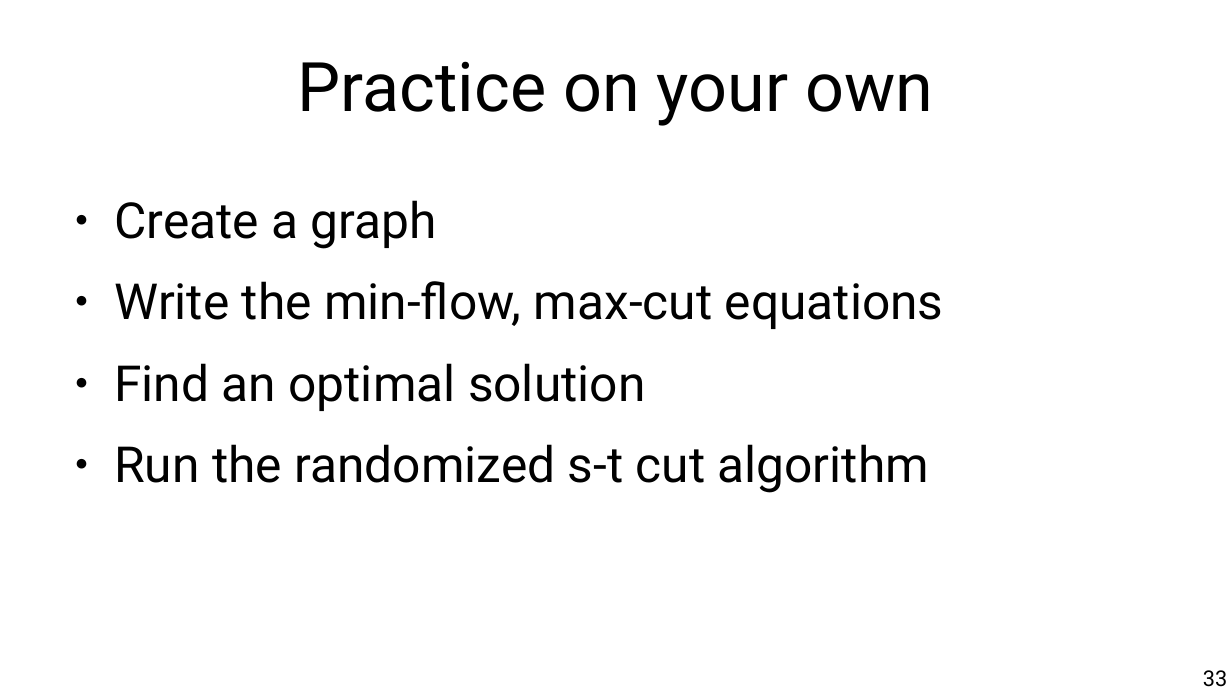
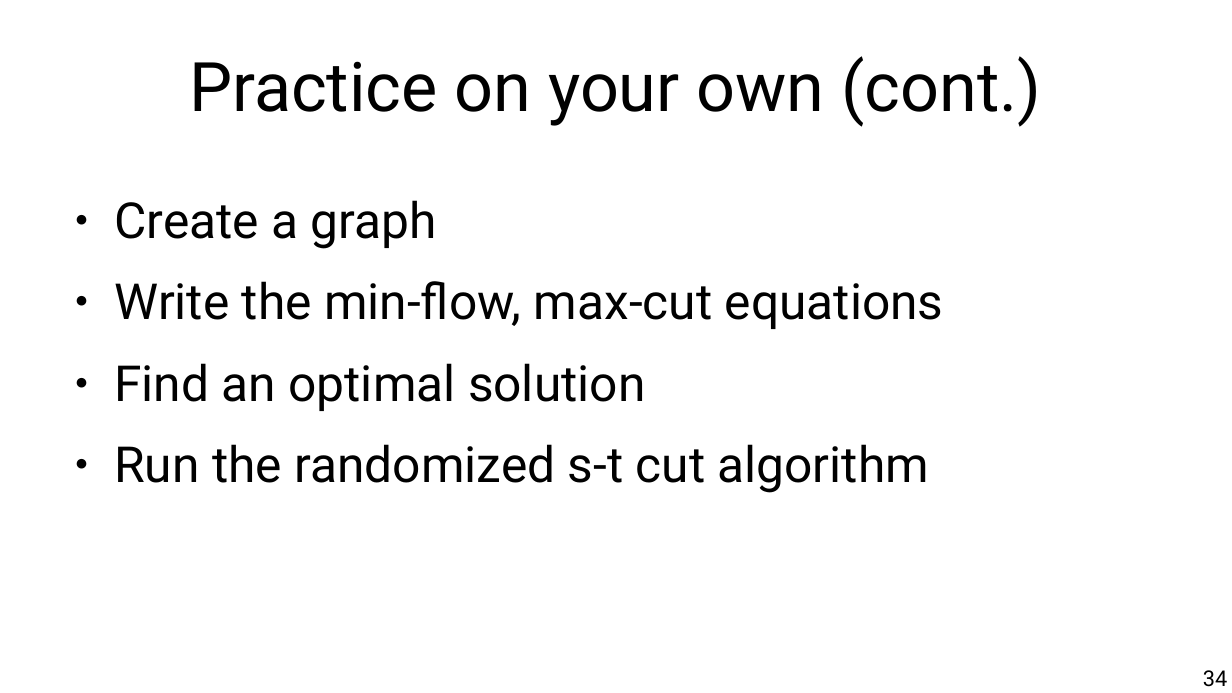
Before and after one commit to chatox/networks-science-course, a slide deck: slide 34 of theory/odp/tt20_network_flows.odp (slide 33 before the commit). Drawn at 1232x693 pixels with LibreOffice and Linux fonts; fonts in the diff are those of the drawing. Boxes give left, top, right and bottom in pixels: in the first picture for what was removed or moved away, otherwise in the second. Text is boxed around its words. In the diff, an @@ line names an element or a change of style, - is before the commit and + after.

```diff
--- a/theory/odp/tt20_network_flows.odp
+++ b/theory/odp/tt20_network_flows.odp
@@ title at <box>189,56,1042,127</box>: text changed @@
-Practice on your own
+Practice on your own (cont.)
@@ page number at <box>1203,670,1227,687</box>: text changed @@
-33
+34
```
Also in this commit, not shown: 11 other slides changed, 1 slide added, 6 other files.
